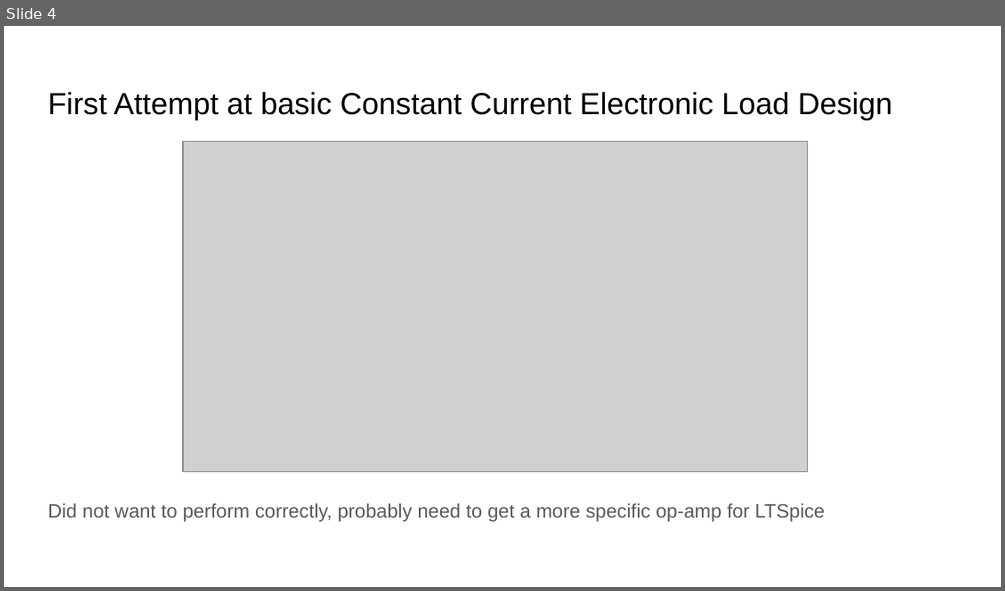
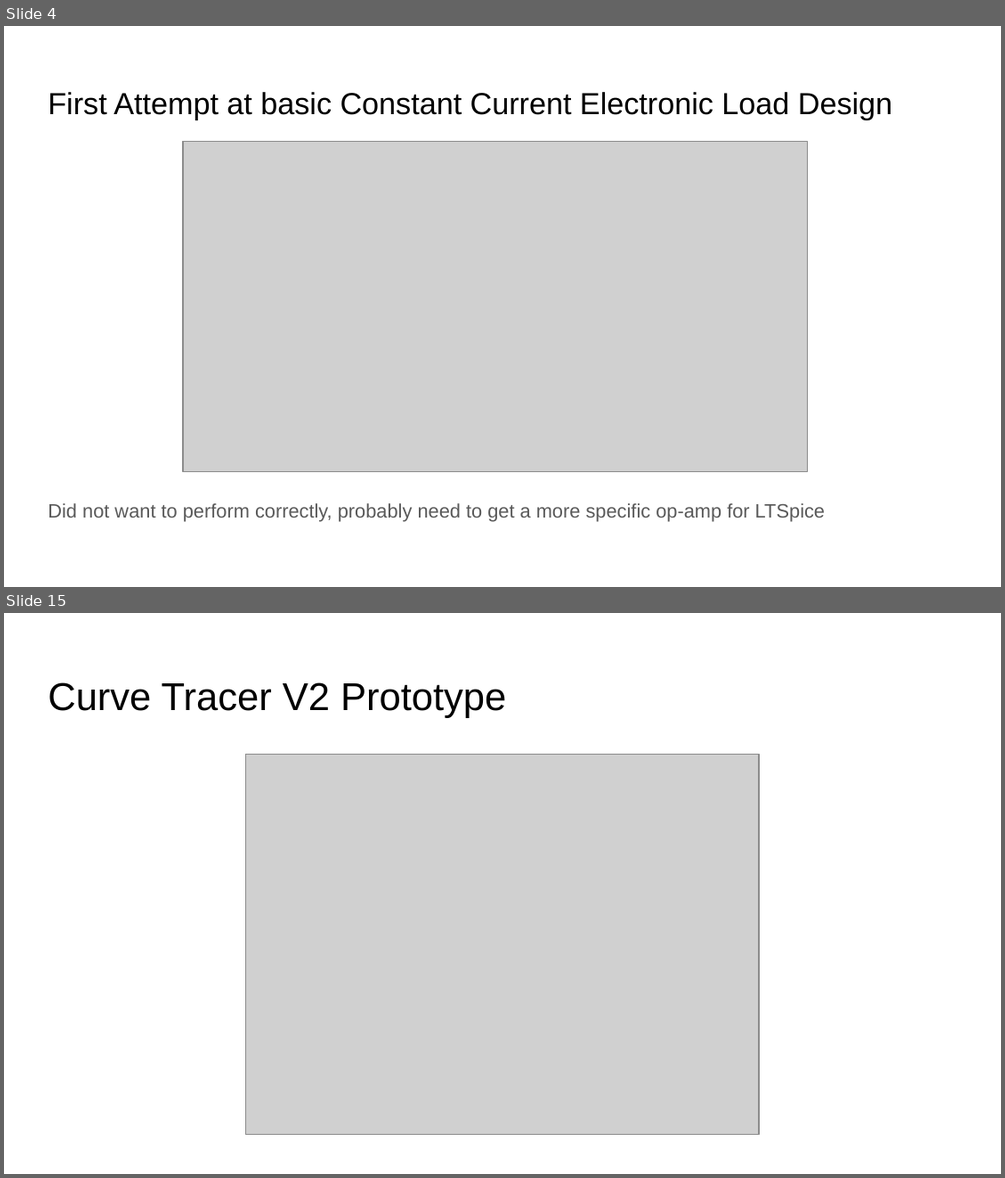
Before and after one commit to Xylot/DAPL, a slide deck: Project Notebook - Group 4/Project Notebook - Group 4/1. Individual/Cooper/Cooper Project Notebook.pptx. Shown one above the other, each under a label of ours: slide 4 before the commit, slides 4 and 15 after it; the slides between them are not shown. The pictures are 1005x591 and 1005x1178 pixels, drawn with LibreOffice and Linux fonts; fonts in the diff are those of the drawing; grey boxes stand for pictures. Boxes give left, top, right and bottom in pixels: in the first picture for what was removed or moved away, otherwise in the second. Text is boxed around its words. In the diff, an @@ line names an element or a change of style, - is before the commit and + after.

```diff
--- a/Project Notebook - Group 4/Project Notebook - Group 4/1. Individual/Cooper/Cooper Project Notebook.pptx
+++ b/Project Notebook - Group 4/Project Notebook - Group 4/1. Individual/Cooper/Cooper Project Notebook.pptx
@@ slide 15 added at [4,613,1001,1174], background #FFFFFF @@
@@ title added at [48,682,506,718], 28 pt, text #000000 @@
+Curve Tracer V2 Prototype
@@ picture added at [246,754,760,1134] @@
```
Also in this commit, not shown: 18 other slides added, 17 other files.
